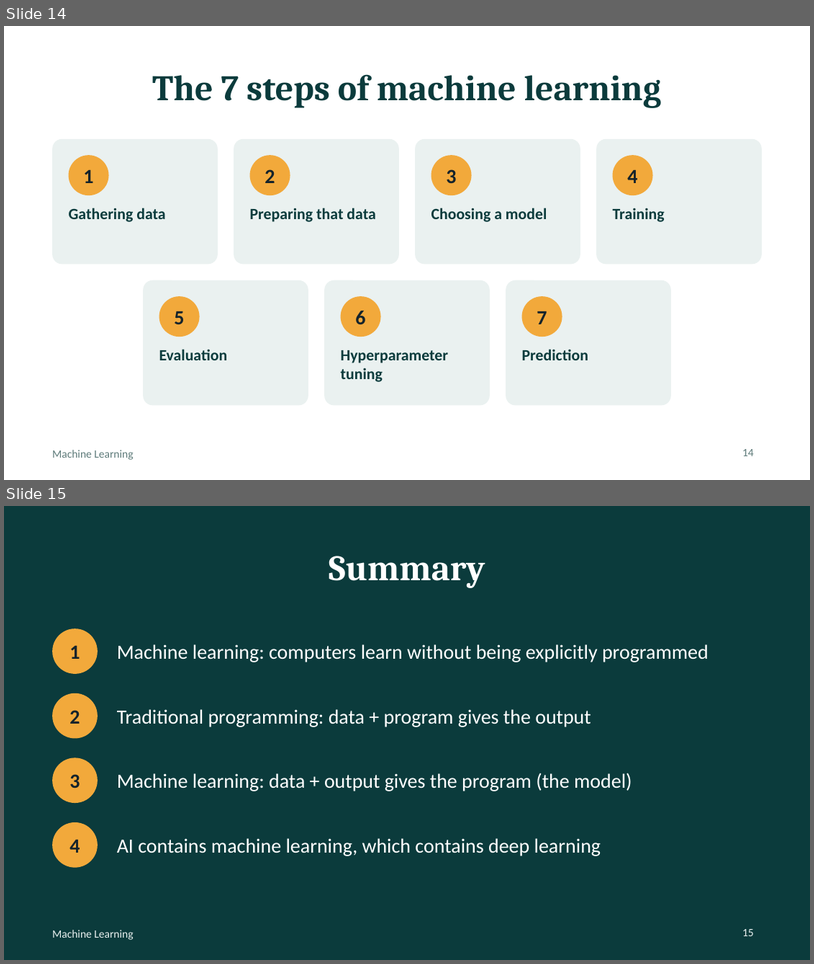
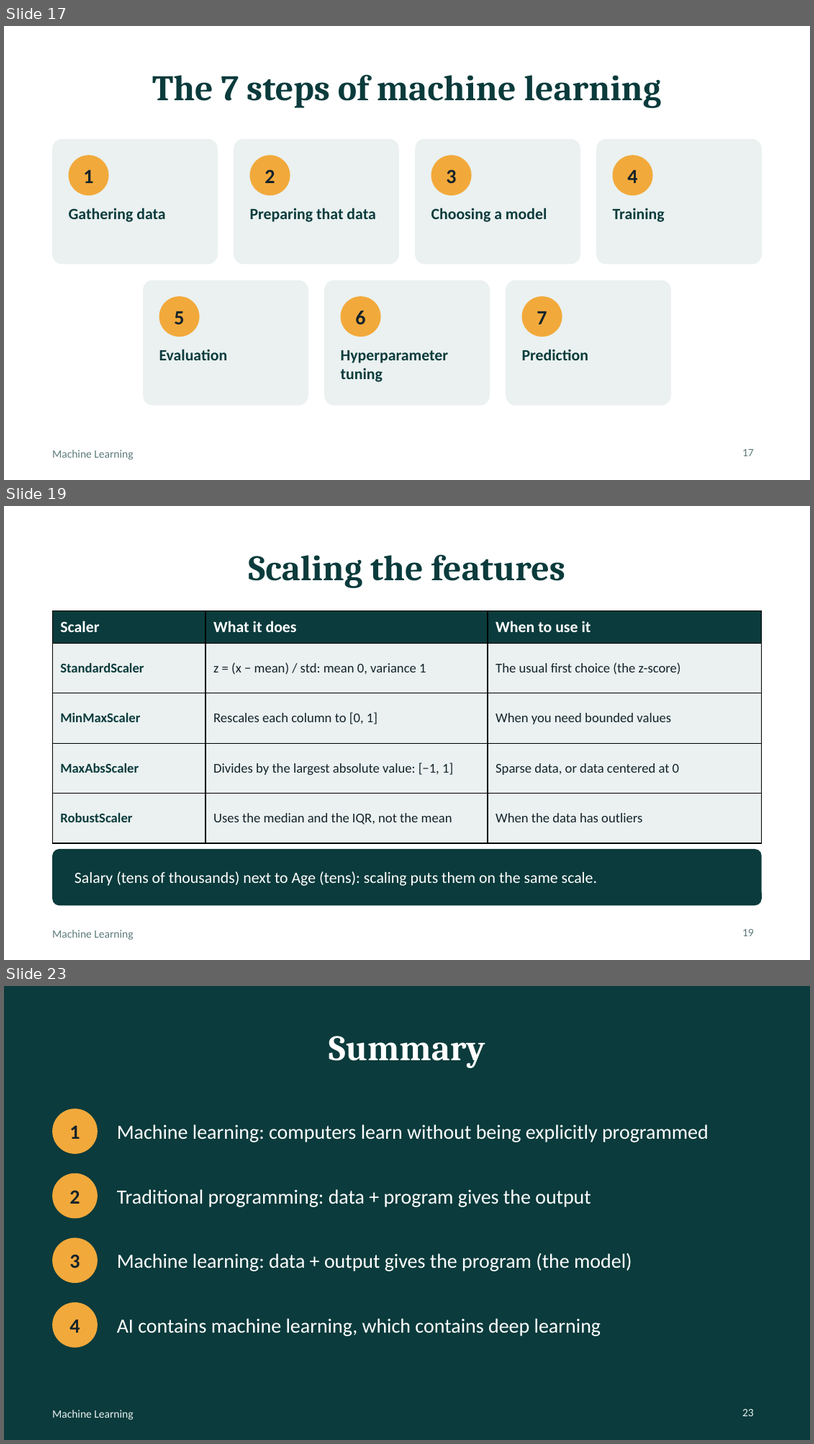
Before and after one commit to mgm-murali-ai/ai-learning, a slide deck: AI-Naresh-IT/notes/machine-learning/machine-learning.pptx. Shown one above the other, each under a label of ours: slides 14 and 15 before the commit, slides 17, 19 and 23 after it; the slides between them are not shown. The pictures are 814x964 and 814x1444 pixels, drawn with LibreOffice and Linux fonts; fonts in the diff are those of the drawing. Boxes give left, top, right and bottom in pixels: in the first picture for what was removed or moved away, otherwise in the second. Text is boxed around its words. In the diff, an @@ line names an element or a change of style, - is before the commit and + after.

```diff
--- a/AI-Naresh-IT/notes/machine-learning/machine-learning.pptx
+++ b/AI-Naresh-IT/notes/machine-learning/machine-learning.pptx
@@ slide 19 added at box(4, 506, 810, 960), background #FFFFFF; not listed: 1 template element that a slide beside it also shows @@
@@ title added at box(249, 554, 566, 588), 32 pt, text #0B3B3C, bold @@
+Scaling the features
@@ table added at box(52, 611, 762, 843), 5 rows, 3 columns @@
+Scaler | What it does | When to use it
+StandardScaler | z = (x − mean) / std: mean 0, variance 1 | The usual first choice (the z-score)
+MinMaxScaler | Rescales each column to [0, 1] | When you need bounded values
+MaxAbsScaler | Divides by the largest absolute value: [−1, 1] | Sparse data, or data centered at 0
+RobustScaler | Uses the median and the IQR, not the mean | When the data has outliers
@@ rounded rectangle added at box(52, 849, 762, 905), fill #0B3B3C, 14 pt, text #FFFFFF @@
+Salary (tens of thousands) next to Age (tens): scaling puts them on the same scale.
@@ page number added at box(743, 929, 754, 936), 10 pt, text #5E7B7A @@
+19
@@ what was slide 14 is now slide 17 @@
@@ page number at box(743, 449, 754, 456): text changed @@
-14
+17
@@ what was slide 15 is now slide 23 @@
@@ page number at box(743, 1409, 754, 1416): text changed @@
-15
+23
```
Also in this commit, not shown: 1 slide changed, 7 other slides added, 3 other files.
